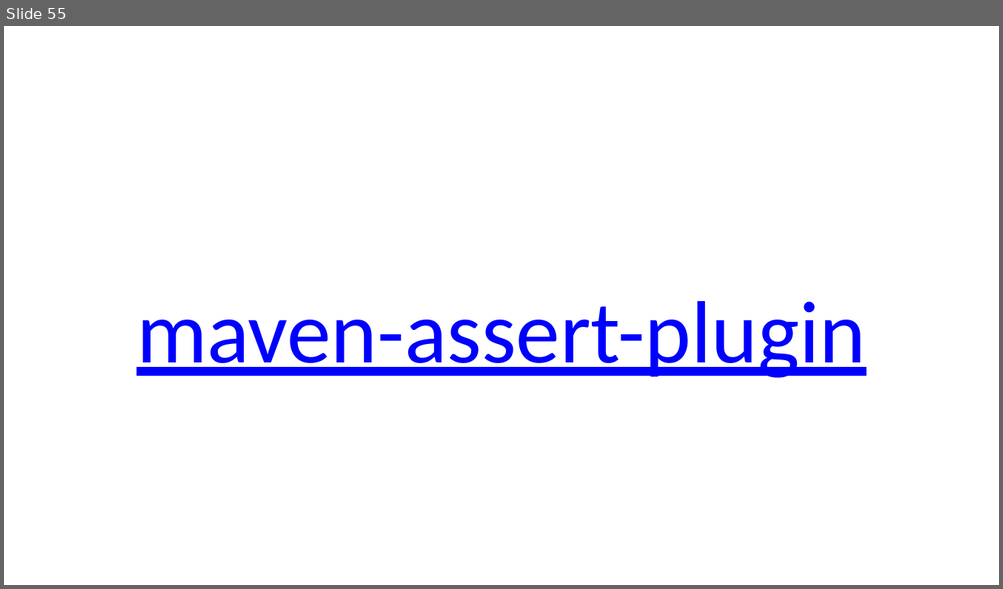
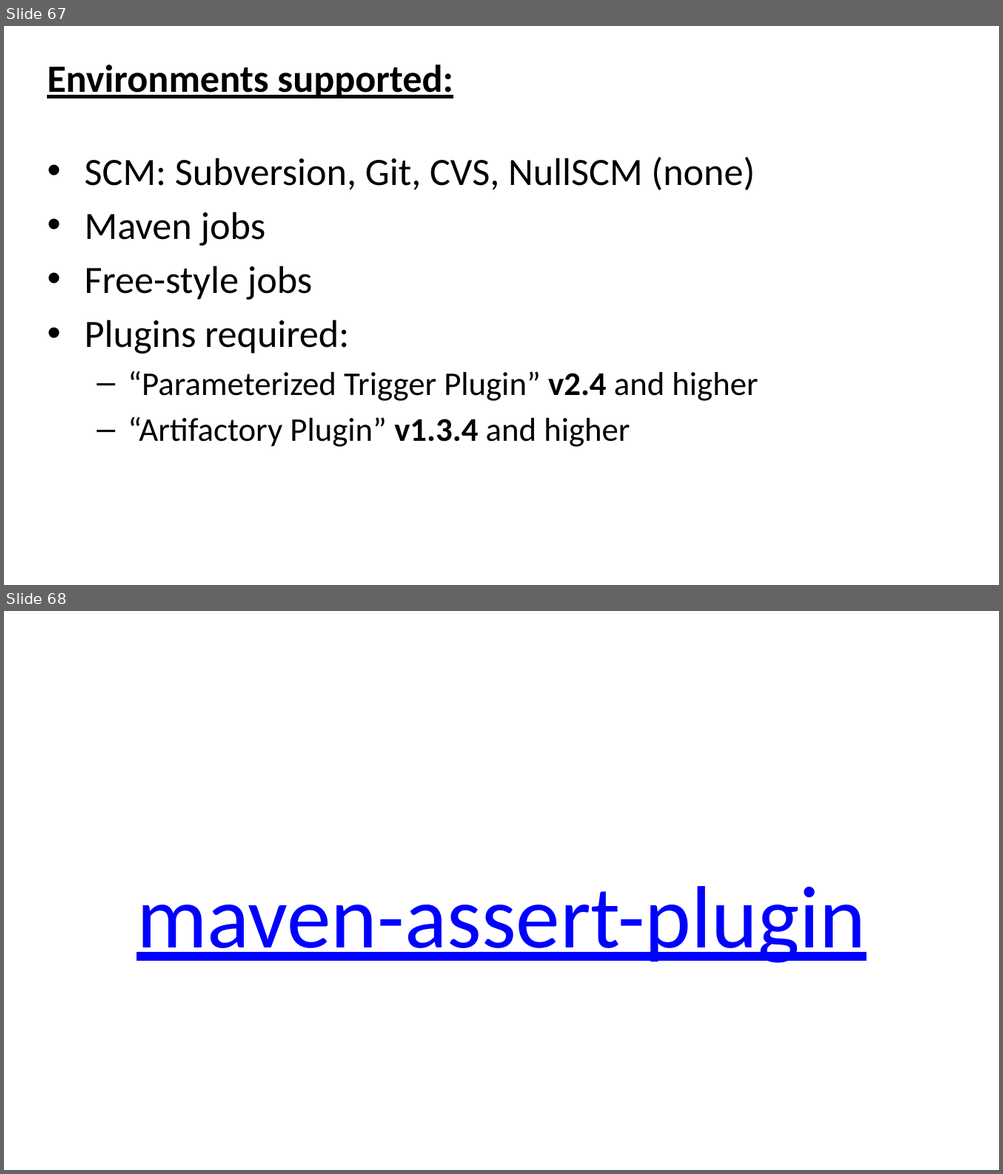
Before and after one commit to evgeny-goldin/maven-plugins, a slide deck: maven-plugins.pptx. Shown one above the other, each under a label of ours: slide 55 before the commit, slides 67 and 68 after it. The pictures are 1003x589 and 1003x1174 pixels, drawn with LibreOffice and Linux fonts; fonts in the diff are those of the drawing; background and template pictures are left out. Boxes give left, top, right and bottom in pixels: in the first picture for what was removed or moved away, otherwise in the second. Text is boxed around its words. In the diff, an @@ line names an element or a change of style, - is before the commit and + after.

```diff
--- a/maven-plugins.pptx
+++ b/maven-plugins.pptx
@@ slide 67 added at [4,26,999,585], background picture (left out) @@
@@ text added at [47,64,757,447], 28 pt, text #000000 @@
+Environments supported:
+• SCM: Subversion, Git, CVS, NullSCM (none)
+• Maven jobs
+• Free-style jobs
+• Plugins required:
+  – “Parameterized Trigger Plugin” v2.4 and higher
+  – “Artifactory Plugin” v1.3.4 and higher
@@ what was slide 55 is now slide 68 @@
```
Also in this commit, not shown: 6 slides changed, 12 other slides added.
